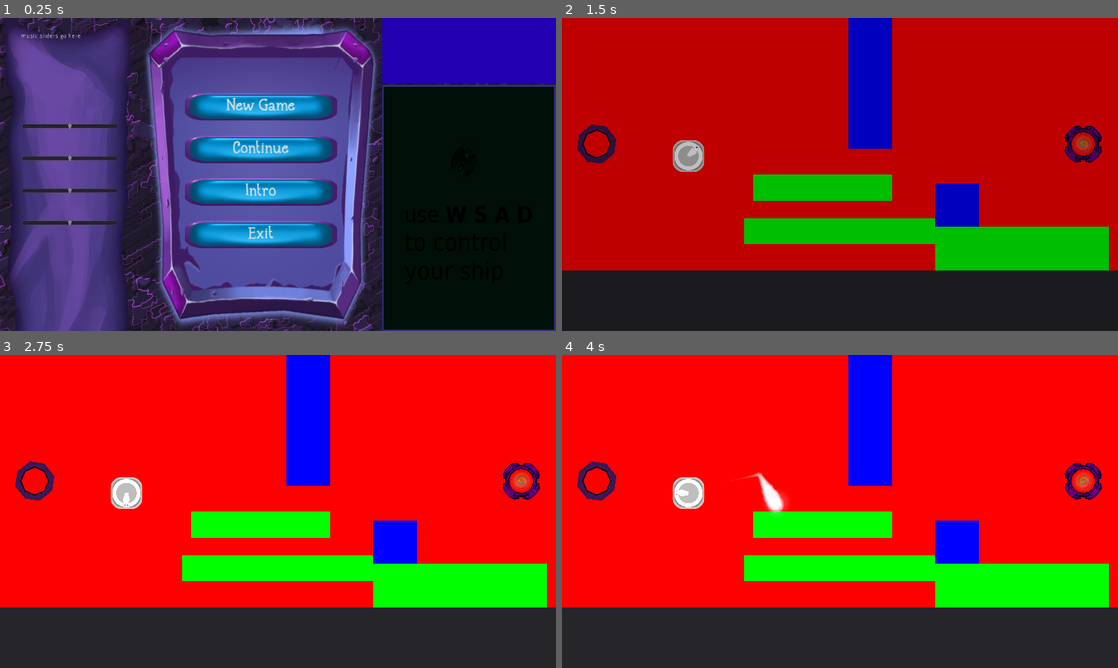
Above: before the commit, frames 1-4 (two rows, left to right).
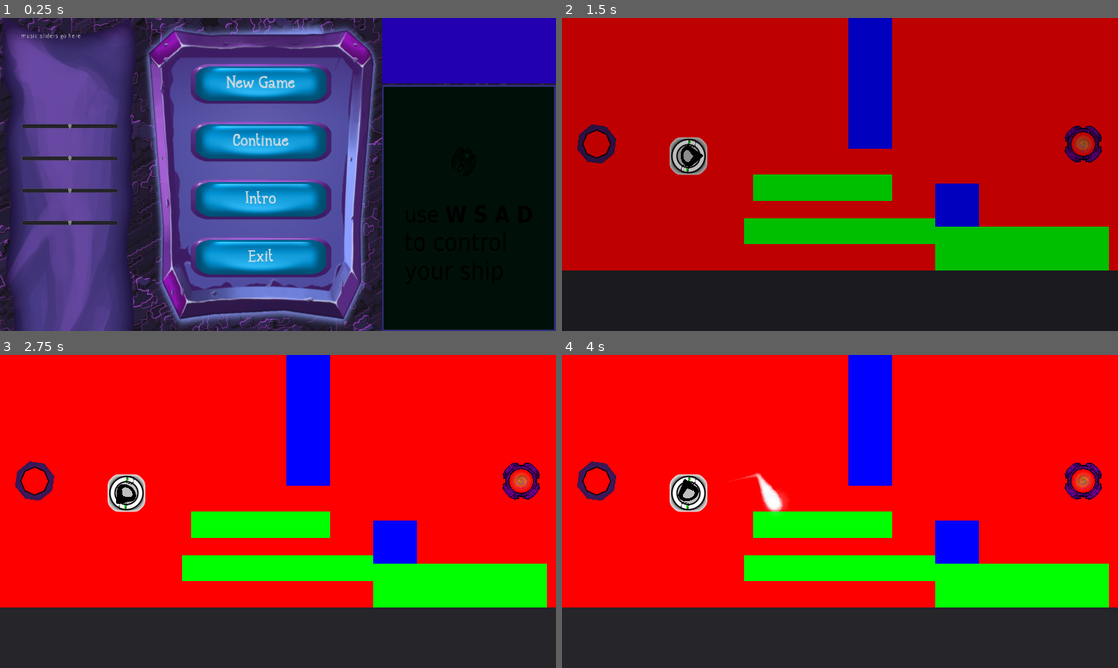
Above: after the commit, the same moments.

Repository: ktosox/Wild_Jam_03_2019
Game: Godot game, scene res://Scenes_and_Scripts/MainMenu/MainMenu.tscn
The game is run twice, just before and just after one commit, with the same random seed, the same clock (stepped at 60 frames per second) and the same inputs.
Inputs (mouse positions are in pixels of both pictures, inside the frame that each line leads up to):
- Up to frame 1 (0.25 s): no input
- Up to frame 2 (1.5 s): click "New Game" at 0.5 s; move the mouse to (962, 158) at 1.27 s; click (962, 158) at 1.42 s
- Up to frame 3 (2.75 s): move the mouse to (166, 527) at 2.02 s; click (166, 527) at 2.17 s
- Up to frame 4 (4 s): move the mouse to (895, 442) at 2.77 s; click (895, 442) at 2.92 s; move the mouse to (812, 574) at 3.52 s; click (812, 574) at 3.67 s

The runs differ from the first frame. In frame 1, 16% of the frame differs, in the area x 0-61%, y 0-100%; in frame 2, 0.6%; in frame 3, 0.6%; in frame 4, 0.8%.
Error in both runs: Invalid set index 'followMouse' (on base: 'Nil') with value of type 'bool'. (res://Scenes_and_Scripts/GameCore/GameState.gd:45)

Commit message:
implementing clokc, adding clock animations

Diff:
--- a/Resources/Fonts/Menu/Menu_TitleFont.tres
+++ b/Resources/Fonts/Menu/Menu_TitleFont.tres
@@ -3,7 +3,7 @@
 [ext_resource path="res://Resources/Fonts/gabrielle/Gabrielle.ttf" type="DynamicFontData" id=1]
 
 [resource]
-size = 92
+size = 82
 use_filter = true
 extra_spacing_char = 1
 extra_spacing_space = -10
--- a/Scenes_and_Scripts/Bases/GenericBase.tscn
+++ b/Scenes_and_Scripts/Bases/GenericBase.tscn
@@ -1,31 +1,53 @@
-[gd_scene load_steps=8 format=2]
+[gd_scene load_steps=14 format=2]
 
 [ext_resource path="res://Scenes_and_Scripts/Bases/GenericBase.gd" type="Script" id=1]
 [ext_resource path="res://Scenes_and_Scripts/Bases/Base.tscn" type="PackedScene" id=2]
 [ext_resource path="res://Resources/Artwork/Base/Base_bottom.png" type="Texture" id=3]
 [ext_resource path="res://Resources/Artwork/Base/Base_frame.png" type="Texture" id=4]
-[ext_resource path="res://Resources/Artwork/Base/Base_middle1.png" type="Texture" id=5]
-[ext_resource path="res://Resources/Artwork/Base/Base_middle3.png" type="Texture" id=6]
+[ext_resource path="res://Resources/Artwork/Clock/clock_circle2.png" type="Texture" id=5]
+[ext_resource path="res://Resources/Artwork/Clock/clock_circle3.png" type="Texture" id=6]
+[ext_resource path="res://Resources/Artwork/Clock/clock_border1.png" type="Texture" id=7]
+[ext_resource path="res://Resources/Artwork/Clock/clock_border2.png" type="Texture" id=8]
+[ext_resource path="res://Resources/Artwork/Clock/clock_hand.png" type="Texture" id=9]
+[ext_resource path="res://Resources/Artwork/Base/Base_middle1.png" type="Texture" id=10]
+[ext_resource path="res://Resources/Artwork/Base/Base_middle3.png" type="Texture" id=11]
 
 [sub_resource type="Animation" id=1]
 resource_name = "New Anim"
 length = 4.0
 loop = true
 tracks/0/type = "value"
-tracks/0/path = NodePath("Base_middle2:rotation_degrees")
+tracks/0/path = NodePath(".:rotation_degrees")
+tracks/0/interp = 1
+tracks/0/loop_wrap = true
+tracks/0/imported = false
+tracks/0/enabled = true
+tracks/0/keys = {
+"times": PoolRealArray( 0, 1, 2, 3, 4 ),
+"transitions": PoolRealArray( 1, 0.392292, 0.353553, 0.378929, 0.392292 ),
+"update": 0,
+"values": [ 0.0, 90.0, 180.0, 270.0, 360.0 ]
+}
+
+[sub_resource type="Animation" id=2]
+resource_name = "New Anim"
+loop = true
+tracks/0/type = "value"
+tracks/0/path = NodePath(".:rotation_degrees")
 tracks/0/interp = 2
 tracks/0/loop_wrap = true
 tracks/0/imported = false
 tracks/0/enabled = true
 tracks/0/keys = {
-"times": PoolRealArray( 0, 0.5, 1, 1.5, 2, 2.5, 3, 3.5, 4 ),
-"transitions": PoolRealArray( 1, 1, 1, 1, 1, 1, 1, 1, 1 ),
-"update": 1,
-"values": [ 0.0, 45.0, 90.0, 135.0, 180.0, 225.0, 270.0, 315.0, 360.0 ]
+"times": PoolRealArray( 0, 0.3, 0.8, 1 ),
+"transitions": PoolRealArray( 1, 1.56917, 0.138696, 1 ),
+"update": 0,
+"values": [ 180.0, 170.0, 185.0, 180.0 ]
 }
 
 [node name="GenericBase" type="Node2D"]
 position = Vector2( 180, 190 )
+scale = Vector2( 1.2, 1.2 )
 script = ExtResource( 1 )
 
 [node name="Base" parent="." instance=ExtResource( 2 )]
@@ -41,19 +63,45 @@
 modulate = Color( 0.509804, 0.509804, 0.509804, 1 )
 texture = ExtResource( 4 )
 
-[node name="Base_middle" type="Sprite" parent="BaseSprite"]
-scale = Vector2( 0.98, 0.98 )
+[node name="Node2D" type="Node2D" parent="BaseSprite"]
+rotation = 3.14159
+scale = Vector2( 0.45, 0.45 )
+
+[node name="clock_circle2" type="Sprite" parent="BaseSprite/Node2D"]
 texture = ExtResource( 5 )
 
+[node name="clock_circle3" type="Sprite" parent="BaseSprite/Node2D"]
+rotation = -1.3041
+texture = ExtResource( 6 )
+
+[node name="clock_border1" type="Sprite" parent="BaseSprite/Node2D"]
+texture = ExtResource( 7 )
+
+[node name="clock_border2" type="Sprite" parent="BaseSprite/Node2D"]
+texture = ExtResource( 8 )
+
+[node name="clock_hand_holder" type="Node2D" parent="BaseSprite/Node2D"]
+rotation = 6.26403
+
+[node name="AnimationPlayer" type="AnimationPlayer" parent="BaseSprite/Node2D/clock_hand_holder"]
+autoplay = "New Anim"
+"anims/New Anim" = SubResource( 1 )
+
+[node name="clock_hand" type="Sprite" parent="BaseSprite/Node2D/clock_hand_holder"]
+rotation = 3.14161
+scale = Vector2( 1.5, 1.1 )
+texture = ExtResource( 9 )
+
+[node name="AnimationPlayer" type="AnimationPlayer" parent="BaseSprite/Node2D/clock_hand_holder/clock_hand"]
+"anims/New Anim" = SubResource( 2 )
+
+[node name="Base_middle" type="Sprite" parent="BaseSprite"]
+visible = false
+scale = Vector2( 0.98, 0.98 )
+texture = ExtResource( 10 )
+
 [node name="Base_middle2" type="Sprite" parent="BaseSprite"]
+visible = false
 rotation = 3.14159
 scale = Vector2( 0.98, 0.98 )
-texture = ExtResource( 6 )
-
-[node name="Polygon2D" type="Polygon2D" parent="BaseSprite/Base_middle2"]
-scale = Vector2( 1.02041, 1.02041 )
-polygon = PoolVector2Array( -10.9097, -127.071, -38.6413, -83.7823, -21.0554, 3.47076, 16.1454, 0.765198, 43.2007, -84.4586, 20.8802, -125.041 )
-
-[node name="AnimationPlayer" type="AnimationPlayer" parent="BaseSprite"]
-autoplay = "New Anim"
-"anims/New Anim" = SubResource( 1 )
+texture = ExtResource( 11 )
--- a/Scenes_and_Scripts/MainMenu/MainMenu.tscn
+++ b/Scenes_and_Scripts/MainMenu/MainMenu.tscn
@@ -27,6 +27,7 @@
 size_flags_vertical = 3
 
 [node name="ColorRect" type="TextureRect" parent="HBoxContainer"]
+editor/display_folded = true
 margin_right = 322.0
 margin_bottom = 720.0
 size_flags_horizontal = 3
@@ -120,65 +121,67 @@
 expand = true
 
 [node name="VBoxContainer" type="VBoxContainer" parent="HBoxContainer/ColorRect2"]
-anchor_right = 1.0
-anchor_bottom = 1.0
-margin_left = 80.0
-margin_right = -80.0
-margin_bottom = -25.0
-alignment = 1
+anchor_left = 0.5
+anchor_top = 0.5
+anchor_right = 0.5
+anchor_bottom = 0.5
+margin_left = -180.0
+margin_top = -360.0
+margin_right = 180.0
+margin_bottom = 360.0
+size_flags_horizontal = 0
 
 [node name="MarginContainer3" type="MarginContainer" parent="HBoxContainer/ColorRect2/VBoxContainer"]
-margin_top = 145.0
-margin_right = 390.0
-margin_bottom = 160.0
-rect_min_size = Vector2( 0, 15 )
+margin_right = 360.0
+margin_bottom = 90.0
+rect_min_size = Vector2( 0, 90 )
 
 [node name="Button_NewGame" parent="HBoxContainer/ColorRect2/VBoxContainer" instance=ExtResource( 5 )]
-margin_top = 164.0
-margin_right = 390.0
-margin_bottom = 244.0
+margin_top = 94.0
+margin_right = 360.0
+margin_bottom = 209.0
 text = "New Game"
 
 [node name="MarginContainer5" type="MarginContainer" parent="HBoxContainer/ColorRect2/VBoxContainer"]
-margin_top = 248.0
-margin_right = 390.0
-margin_bottom = 258.0
+margin_top = 213.0
+margin_right = 360.0
+margin_bottom = 223.0
 rect_min_size = Vector2( 0, 10 )
 
 [node name="Button_Continue" parent="HBoxContainer/ColorRect2/VBoxContainer" instance=ExtResource( 5 )]
-margin_top = 262.0
-margin_right = 390.0
+margin_top = 227.0
+margin_right = 360.0
 margin_bottom = 342.0
 text = "Continue"
 
 [node name="MarginContainer2" type="MarginContainer" parent="HBoxContainer/ColorRect2/VBoxContainer"]
 margin_top = 346.0
-margin_right = 390.0
+margin_right = 360.0
 margin_bottom = 356.0
 rect_min_size = Vector2( 0, 10 )
 
 [node name="Button_Intro" parent="HBoxContainer/ColorRect2/VBoxContainer" instance=ExtResource( 5 )]
 margin_top = 360.0
-margin_right = 390.0
-margin_bottom = 440.0
+margin_right = 360.0
+margin_bottom = 475.0
 text = "Intro"
 
 [node name="MarginContainer" type="MarginContainer" parent="HBoxContainer/ColorRect2/VBoxContainer"]
-margin_top = 444.0
-margin_right = 390.0
-margin_bottom = 454.0
+margin_top = 479.0
+margin_right = 360.0
+margin_bottom = 489.0
 rect_min_size = Vector2( 0, 10 )
 
 [node name="Button_Exit" parent="HBoxContainer/ColorRect2/VBoxContainer" instance=ExtResource( 5 )]
-margin_top = 458.0
-margin_right = 390.0
-margin_bottom = 538.0
+margin_top = 493.0
+margin_right = 360.0
+margin_bottom = 608.0
 text = "Exit"
 
 [node name="MarginContainer4" type="MarginContainer" parent="HBoxContainer/ColorRect2/VBoxContainer"]
-margin_top = 542.0
-margin_right = 390.0
-margin_bottom = 550.0
+margin_top = 612.0
+margin_right = 360.0
+margin_bottom = 620.0
 rect_min_size = Vector2( 0, 8 )
 
 [node name="VBoxContainer" type="VBoxContainer" parent="HBoxContainer"]
@@ -196,12 +199,19 @@
 
 [node name="Label" type="Label" parent="HBoxContainer/VBoxContainer/Panel"]
 modulate = Color( 0, 0.886719, 0.803589, 1 )
-anchor_bottom = 1.0
-margin_right = 426.0
+anchor_left = 0.5
+anchor_top = 0.5
+anchor_right = 0.5
+anchor_bottom = 0.5
+margin_left = -198.0
+margin_top = -75.0
+margin_right = 198.0
+margin_bottom = 75.0
 custom_fonts/font = ExtResource( 6 )
 custom_colors/font_color = Color( 0.321569, 0.341176, 0.843137, 1 )
 custom_colors/font_color_shadow = Color( 1, 1, 1, 1 )
 text = "Lorem Ipsum"
+align = 1
 valign = 1
 
 [node name="ColorRect3" type="ColorRect" parent="HBoxContainer/VBoxContainer"]
--- a/Scenes_and_Scripts/MainMenu/MenuButton.tscn
+++ b/Scenes_and_Scripts/MainMenu/MenuButton.tscn
@@ -19,8 +19,8 @@
 
 [node name="MenuButton" type="Button"]
 margin_right = 200.0
-margin_bottom = 105.0
-rect_min_size = Vector2( 200, 80 )
+margin_bottom = 115.0
+rect_min_size = Vector2( 200, 115 )
 custom_styles/hover = SubResource( 1 )
 custom_styles/pressed = SubResource( 2 )
 custom_styles/normal = SubResource( 3 )
Not shown, added: Resources/Artwork/Clock/clock_border1.png.import
Not shown, added: Resources/Artwork/Clock/clock_border2.png.import
Not shown, added: Resources/Artwork/Clock/clock_circle.png.import
Not shown, added: Resources/Artwork/Clock/clock_circle2.png.import
Not shown, added: Resources/Artwork/Clock/clock_circle3.png.import
Not shown, added: Resources/Artwork/Clock/clock_hand.png.import
Not shown, added: Resources/Artwork/Clock/clock_shield.png.import
Not shown, added: Resources/Artwork/Clock/clock_whole.png.import
Binary file changed: Resources/Artwork/Interface/flag_01_03.png
